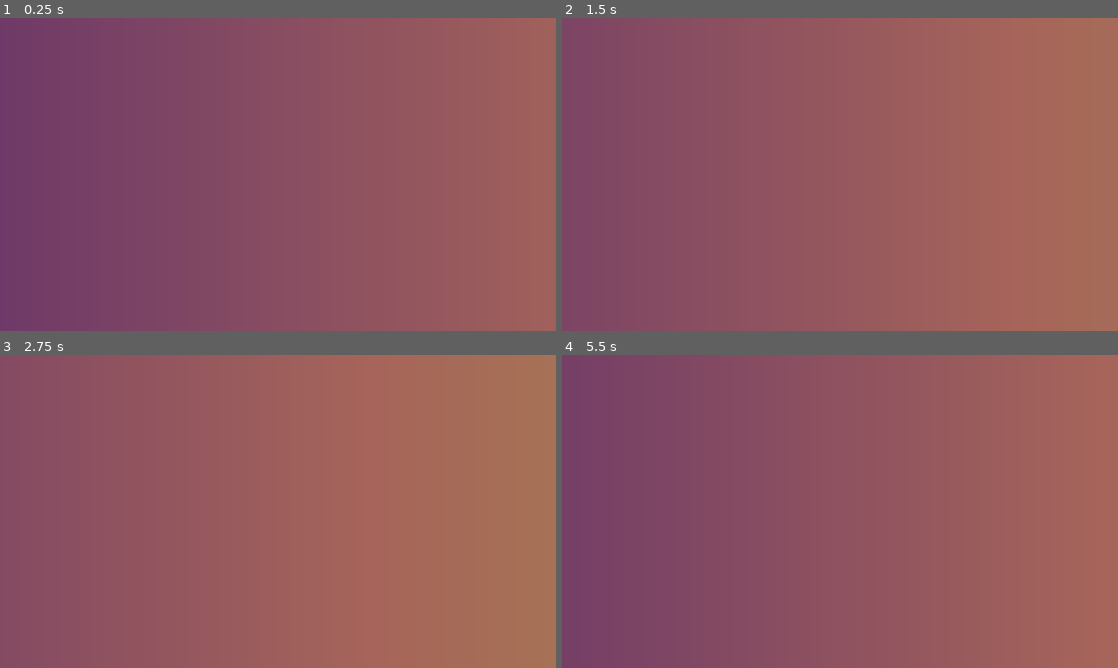
Above: before the commit, frames 1-4 (two rows, left to right).
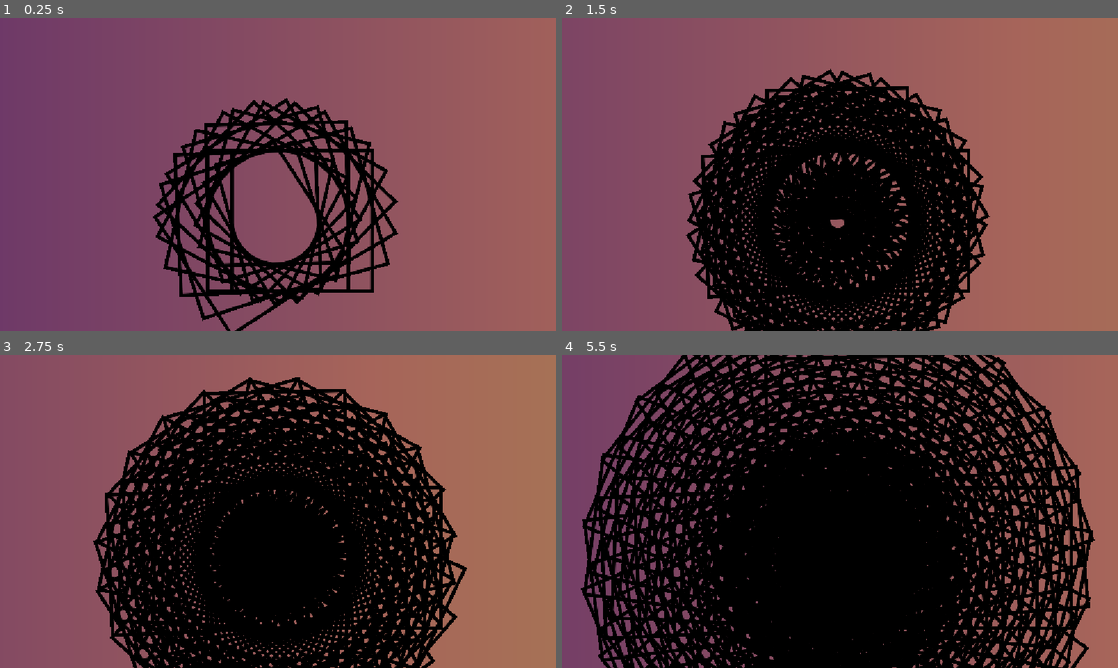
Above: after the commit, the same moments.

Repository: Juju-brz/GDVJ
Game: Godot game, scene res://templates/persianPattern.tscn
Same seed, same stepped clock (60 frames per second), same inputs: the game is played once before the commit and once after it. This scene is started directly instead of the project's main scene.
Inputs (mouse positions are in pixels of both pictures, inside the frame that each line leads up to):
- Up to frame 1 (0.25 s): no input
- Up to frame 2 (1.5 s): move the mouse to (962, 158) at 0.52 s; move the mouse to (728, 190) at 1.27 s
- Up to frame 3 (2.75 s): move the mouse to (333, 442) at 2.02 s
- Up to frame 4 (5.5 s): move the mouse to (812, 574) at 2.77 s; move the mouse to (1006, 558) at 3.52 s; move the mouse to (673, 464) at 4.27 s; move the mouse to (867, 511) at 5.02 s

The runs differ from the first frame. In frame 1, 12% of the frame differs, in the area x 27-72%, y 25-100%; in frame 2, 34%; in frame 3, 46%; in frame 4, 73%, in the area x 3-96%, y 0-100%.

Commit message:
update name

Diff:
--- a/templates/persianPattern.tscn
+++ b/templates/persianPattern.tscn
@@ -14,7 +14,7 @@
 [node name="ColorRect" parent="." index="0"]
 material = SubResource("ShaderMaterial_7wovf")
 
-[node name="Square" parent="." index="1"]
+[node name="Geo" parent="." index="1"]
 texture = ExtResource("2_87oag")
 
 [node name="CodeEdit" parent="Control" index="1"]
--- a/templates/rose.tscn
+++ b/templates/rose.tscn
@@ -2,10 +2,10 @@
 
 [ext_resource type="PackedScene" uid="uid://bp8w6tlng3j86" path="res://baseScene.tscn" id="1_g5qay"]
 [ext_resource type="Script" uid="uid://db75rmjmjjq1k" path="res://templates/rose.gd" id="2_qmblj"]
-[ext_resource type="Texture2D" uid="uid://d4hhm1finjbfu" path="res://geometries/triangle.svg" id="3_qmblj"]
+[ext_resource type="Texture2D" uid="uid://wbmbcwrbpj8n" path="res://geometries/Circle.svg" id="3_qmblj"]
 
 [node name="Node2D" instance=ExtResource("1_g5qay")]
 script = ExtResource("2_qmblj")
 
-[node name="Square" parent="." index="1"]
+[node name="Geo" parent="." index="1"]
 texture = ExtResource("3_qmblj")
